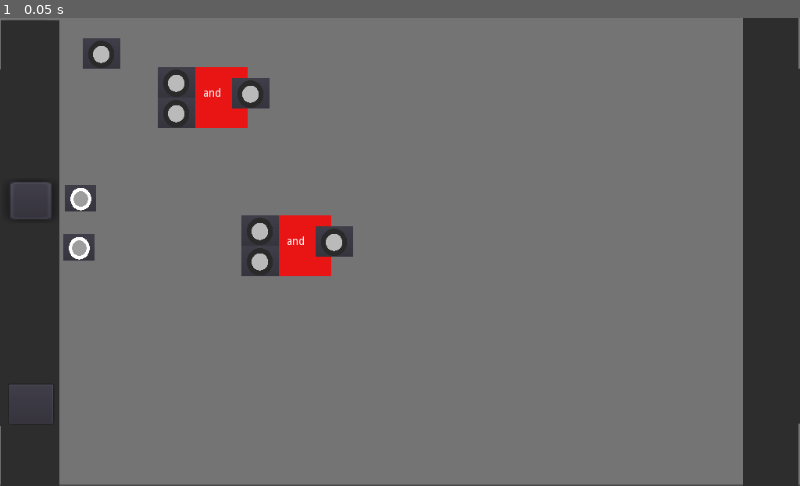
Above: before the commit, frame 1.
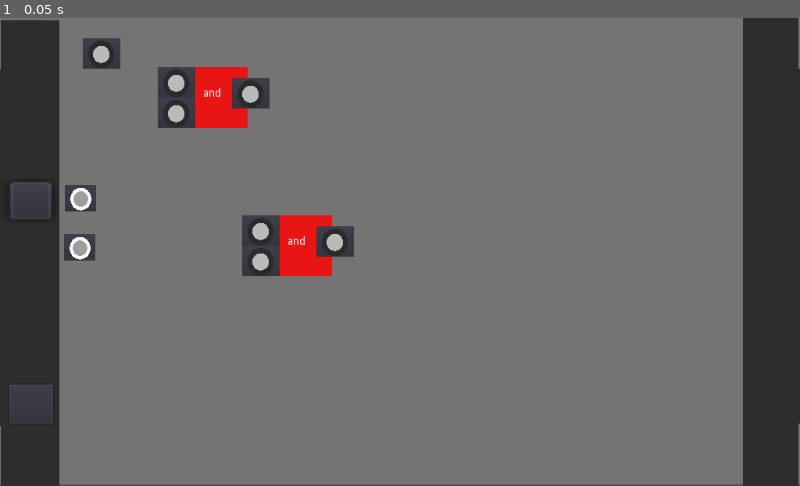
Above: after the commit, the same moment.

Repository: Boyquotes/Logic_Gates
Game: Godot game, scene res://Control.tscn
Same seed, same stepped clock (60 frames per second), same inputs: the game is played once before the commit and once after it. This scene is started directly instead of the project's main scene.
Inputs:
- Up to frame 1 (0.05 s): no input

The runs differ from the first frame. In frame 1, 0.2% of the frame differs, in the area x 7-45%, y 42-56%.

Commit message:
fixed button liking starting from plug to start

Diff:
--- a/board.tscn
+++ b/board.tscn
@@ -6,9 +6,9 @@
 [ext_resource path="res://gate.tscn" type="PackedScene" id=5]
 
 [node name="board" type="ColorRect"]
-margin_left = -3.81079
+margin_left = -2.86688
 margin_top = -8.0
-margin_right = 1051.19
+margin_right = 1052.13
 margin_bottom = 599.0
 color = Color( 0.458824, 0.458824, 0.458824, 1 )
 __meta__ = {
--- a/start_plug.gd
+++ b/start_plug.gd
@@ -16,9 +16,12 @@
 	if event is InputEventMouseButton:
 		if button_area.has_point(self.get_local_mouse_position()):
 			for i in self.get_parent().get_parent().get_parent().get_children():
-				if "plug" in i.get_name():
-					if i.selected:
-						i.link(self)
+				var nm = i.get_name()
+				if not "input_board" in nm and not "output_board" in nm and not "remove_out" in nm and not "add_output" in nm:
+					for ii in i.get_children():
+						if "input" in ii.get_name():
+							if ii.selected:
+								ii.link(self)
 
 
 func _on_plug_button_down():
